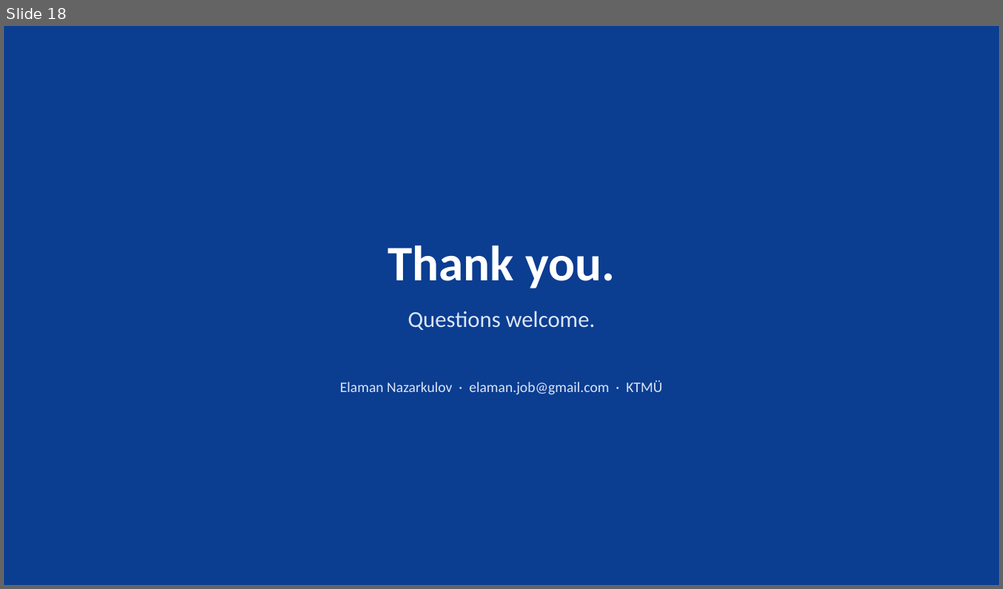
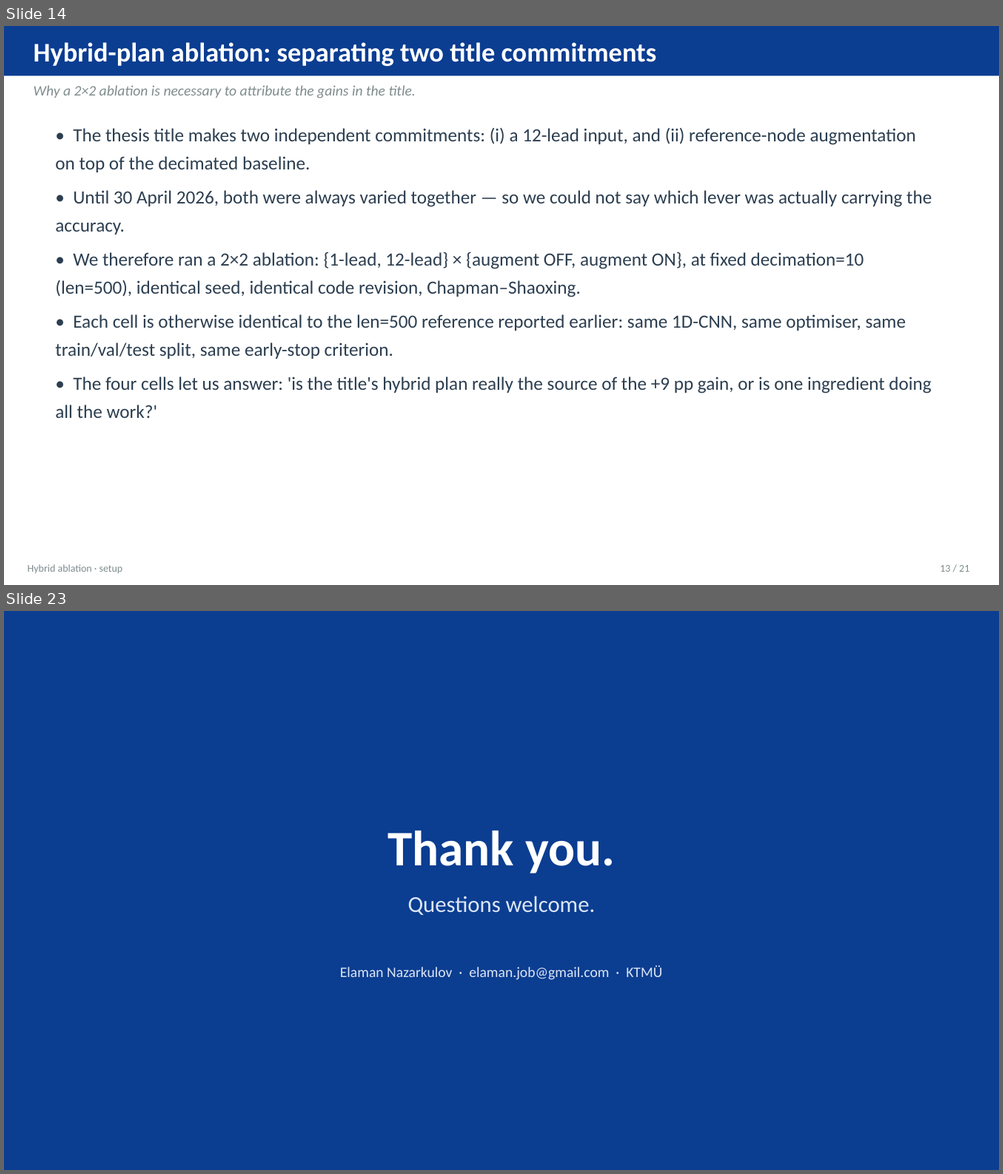
Before and after one commit to physcom/ecg-paper, a slide deck: EKG_Conference_Presentation.pptx. Shown one above the other, each under a label of ours: slide 18 before the commit, slides 14 and 23 after it; the slides between them are not shown. The pictures are 1003x589 and 1003x1174 pixels, drawn with LibreOffice and Linux fonts; fonts in the diff are those of the drawing. Boxes give left, top, right and bottom in pixels: in the first picture for what was removed or moved away, otherwise in the second. Text is boxed around its words. In the diff, an @@ line names an element or a change of style, - is before the commit and + after.

```diff
--- a/EKG_Conference_Presentation.pptx
+++ b/EKG_Conference_Presentation.pptx
@@ slide 14 added at (4,26,999,585), background #FFFFFF @@
@@ rectangle added at (4,26,999,76), fill #0B3D91 @@
@@ text added at (34,42,657,66), 26 pt, text #FFFFFF, bold @@
+Hybrid-plan ablation: separating two title commitments
@@ text added at (34,85,415,99), 14 pt, text #7F8C8D, italic @@
+Why a 2×2 ablation is necessary to attribute the gains in the title.
@@ text added at (55,127,931,418), 18 pt, text #2C3E50 @@
+• The thesis title makes two independent commitments: (i) a 12-lead input, and (ii) reference-node augmentation on top of the decimated baseline.
+• Until 30 April 2026, both were always varied together — so we could not say which lever was actually carrying the accuracy.
+• We therefore ran a 2×2 ablation: {1-lead, 12-lead} × {augment OFF, augment ON}, at fixed decimation=10 (len=500), identical seed, identical code revision, Chapman–Shaoxing.
+• Each cell is otherwise identical to the len=500 reference reported earlier: same 1D-CNN, same optimiser, same train/val/test split, same early-stop criterion.
+• The four cells let us answer: 'is the title's hybrid plan really the source of the +9 pp gain, or is one ingredient doing all the work?'
@@ text added at (28,565,123,574), 10 pt, text #7F8C8D @@
+Hybrid ablation · setup
@@ text added at (939,565,969,572), 10 pt, text #7F8C8D @@
+13 / 21
@@ what was slide 18 is now slide 23 @@
```
Also in this commit, not shown: 16 slides changed, 4 other slides added, 24 other files.
